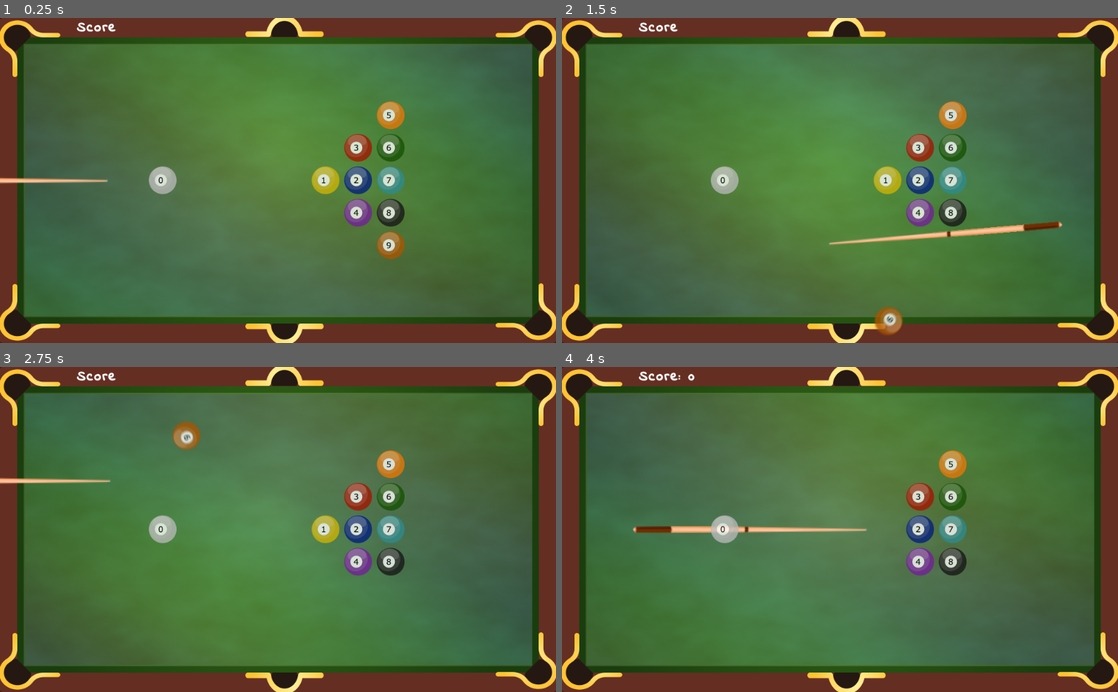
Above: before the commit, frames 1-4 (two rows, left to right).
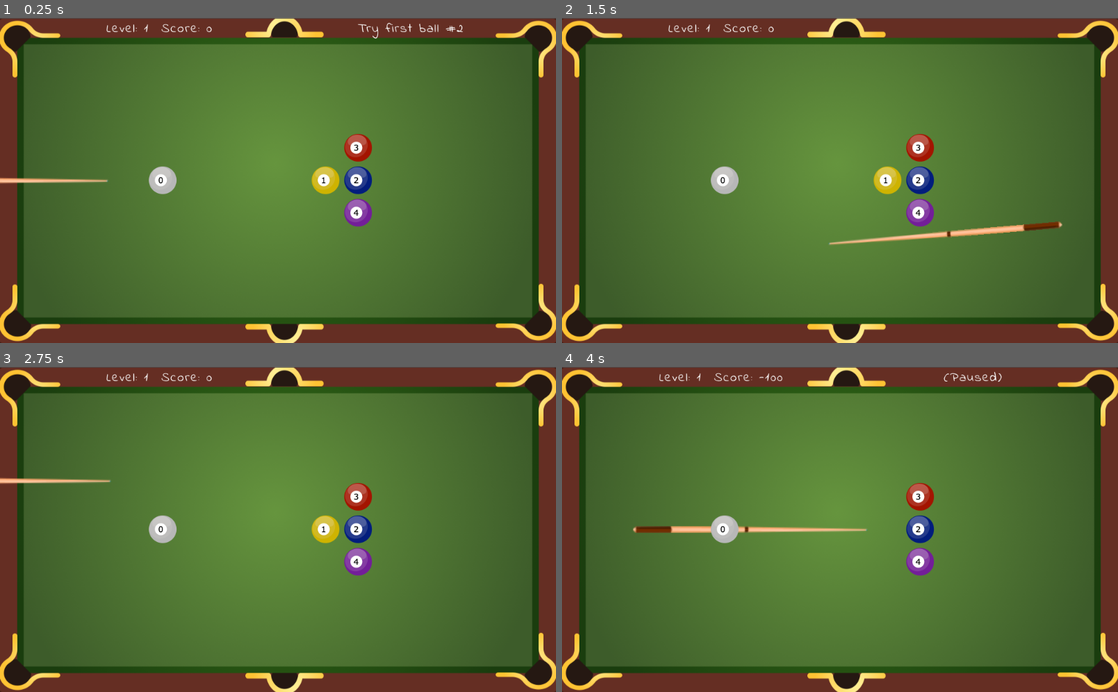
Above: after the commit, the same moments.

Repository: AlbertoPachecoDev/Fisica2D
Game: Godot game, scene res://Main.tscn
The game is run twice, just before and just after one commit, with the same random seed, the same clock (stepped at 60 frames per second) and the same inputs. Before the commit the project starts from res://Global.tscn. Sound files missing from this copy of the repository are replaced by a short silence.
Inputs (mouse positions are in pixels of both pictures, inside the frame that each line leads up to):
- Up to frame 1 (0.25 s): no input
- Up to frame 2 (1.5 s): tap Enter (ui_accept) at 0.5, 0.77, 0.8, 1.07, 1.25, 1.35 s; move the mouse to (812, 245) at 0.52 s; press the mouse at (812, 245) at 0.53 s; move the mouse to (1006, 229) at 1.27 s; release the mouse at (1006, 229) at 1.28 s
- Up to frame 3 (2.75 s): tap Enter (ui_accept) at 1.52, 1.82, 2.3 s; click (444, 578) at 1.55 s; move the mouse to (111, 480) at 2.02 s; press the mouse at (111, 480) at 2.03 s
- Up to frame 4 (4 s): move the mouse to (867, 529) at 2.77 s; release the mouse at (867, 529) at 2.78 s; click (867, 529) at 2.85 s; tap Enter (ui_accept) at 3.02, 3.32 s; move the mouse to (756, 448) at 3.52 s; hold Enter (ui_accept) from 3.53 s (still down)

The runs differ from the first frame. In frame 1, 18% of the frame differs, in the area x 0-100%, y 0-100%; in frame 2, 18%; in frame 3, 16%; in frame 4, 17%.

Commit message:
Ver. 0.8 Score logic
Issues 1-10 fixed
Improved score logic, ball effects
Level 1 with only 5 balls
Pause & end-game mode
Global level & score

Diff:
--- a/Global.gd
+++ b/Global.gd
@@ -1,145 +1,4 @@
-"""
-	RigidBody2D provides simulated physics bodies.
-	You don’t control a RigidBody2D directly.
-	You apply forces to it (gravity, impulses, etc.) and
-	Godot physics engine calculates the resulting movement,
-	including collisions, bouncing, rotating, etc.
-	You can modify RigidBody2D behavior via properties (Mass, Friction, Bounce, etc.)
-	A typical RigidBody2D scene has Sprite and CollisionShape2D children nodes.
-	By default a RigidBody2D falls downward. You can increase Gravity Scale or turn off (zero).
-	- add_force(): adds a continuous force to a rigid body. ej. steadily pushing rocket-thrust for going faster.
-	  Note that this adds to any already existing forces. The force continues to be applied until removed.
-	- apply_impulse(): adds an instantaneous “kick” to the body. Imagine hitting a baseball with a bat.
-	  By default, the physics settings provide some damping, which reduces a body’s velocity and spin.
-
-	https://kidscancode.org/godot_recipes/physics/godot3_kyn_rigidbody1
-	https://opengameart.org
-"""
-
 extends Node2D
-
-signal reset()
-signal damp(count)
-
-const BallImage = [
-	 preload("res://images/0.png"),
-	 preload("res://images/1.png"),
-	 preload("res://images/2.png"),
-	 preload("res://images/3.png"),
-	 preload("res://images/4.png"),
-	 preload("res://images/5.png"),
-	 preload("res://images/6.png"),
-	 preload("res://images/7.png"),
-	 preload("res://images/8.png"),
-	 preload("res://images/9.png"),
-]
-const POS = [
-	Vector2(300,300), Vector2(600,300),
-	Vector2(660,300), Vector2(660,240),
-	Vector2(660,360), Vector2(720,180),
-	Vector2(720,240), Vector2(720,300),
-	Vector2(720,360), Vector2(720,420)
-]
-
-const MxDampCnt = 40  # timer-activated damping cycles
-var screenH
-var screenW
 
 var level = 1
 var score = 0
-
-var balls = { }
-var ball0 = null
-var count_damp = 0
-
-onready var ball = preload("res://ball.tscn")
-
-func _ready():
-	var scr = get_viewport_rect().size
-	screenW = scr.x
-	screenH = scr.y
-	randomize()
-	#z_index = 1
-	for id in range(10):
-		var b = ball.instance()
-		if id==0:
-			ball0 = b
-			b.mass += 2
-			ball0.connect("hit", self, "_cue_hit")
-		b.id = id
-		b.name = "ball" + str(id)
-		b.set_position(POS[id])
-		b.get_node("sprite").set_texture(BallImage[id])
-		add_child(b)
-		balls[id] = b
-	reset()
-
-func reset():
-	# Engine.time_scale = 0.1
-	$inc_damp.stop()
-	count_damp = 0
-	emit_signal("reset")
-
-func _cue_hit(_body):
-	$start_damp.start()
-
-func _input(_event):
-	if Input.is_action_pressed("ui_cancel"):
-		get_tree().quit()
-
-func set_score(num):
-	score += num
-	$label.text = "Score: " + str(score)
-
-func ball_out(id):
-	if balls.has(id):
-		var b = balls[id]
-		if is_instance_valid(b):
-			if b.is_queued_for_deletion():
-				return
-			b.queue_free()
-			balls.erase(id)
-			set_score(-100)
-
-func drop_hole(id):
-	if id == 0: # ball-0?
-		yield(get_tree().create_timer(1), "timeout")
-		$end.play() # game over!
-	else:
-		if balls.has(id):
-			var b = balls[id]
-			if is_instance_valid(b):
-				if b.is_queued_for_deletion():
-					return
-				b.queue_free()
-				balls.erase(id)
-				set_score(100)
-	$hole.play()
-
-func _on_friction_timeout():
-	count_damp = 1
-	emit_signal("damp", count_damp)
-	$inc_damp.start()
-	print("damping...")
-
-func _on_inc_damp_timeout():
-	count_damp += 1
-	if count_damp < MxDampCnt:
-		emit_signal("damp", count_damp)
-		for k in balls:
-			var b = balls[k]
-			if is_instance_valid(b):
-				if b.linear_velocity.length() > 2:
-					return
-		print("Balls stopped!! ", count_damp)
-		reset()
-	else:
-		print("Damp finished!!")
-		$inc_damp.stop()
-		reset()
-
-func _on_end_finished():
-	print("Game over")
-	yield(get_tree().create_timer(1), "timeout")
-	# warning-ignore:return_value_discarded
-	get_tree().reload_current_scene()
--- a/Global.tscn
+++ b/Global.tscn
@@ -1,44 +1,6 @@
-[gd_scene load_steps=7 format=2]
+[gd_scene load_steps=2 format=2]
 
-[ext_resource path="res://fonts/score.tres" type="DynamicFont" id=1]
-[ext_resource path="res://Global.gd" type="Script" id=2]
-[ext_resource path="res://audio/drop.wav" type="AudioStream" id=3]
-[ext_resource path="res://table.tscn" type="PackedScene" id=4]
-[ext_resource path="res://taco.tscn" type="PackedScene" id=5]
-[ext_resource path="res://audio/ending.wav" type="AudioStream" id=6]
+[ext_resource path="res://Global.gd" type="Script" id=1]
 
-[node name="global" type="Node2D"]
-script = ExtResource( 2 )
-
-[node name="table" parent="." instance=ExtResource( 4 )]
-
-[node name="label" type="Label" parent="."]
-margin_left = 142.0
-margin_right = 634.0
-margin_bottom = 36.0
-custom_fonts/font = ExtResource( 1 )
-text = "Score"
-__meta__ = {
-"_edit_use_anchors_": false
-}
-
-[node name="hole" type="AudioStreamPlayer2D" parent="."]
-stream = ExtResource( 3 )
-
-[node name="end" type="AudioStreamPlayer2D" parent="."]
-stream = ExtResource( 6 )
-volume_db = 5.0
-pitch_scale = 5.0
-
-[node name="taco" parent="." instance=ExtResource( 5 )]
-
-[node name="start_damp" type="Timer" parent="."]
-wait_time = 3.0
-one_shot = true
-
-[node name="inc_damp" type="Timer" parent="."]
-wait_time = 0.25
-
-[connection signal="finished" from="end" to="." method="_on_end_finished"]
-[connection signal="timeout" from="start_damp" to="." method="_on_friction_timeout"]
-[connection signal="timeout" from="inc_damp" to="." method="_on_inc_damp_timeout"]
+[node name="Node2D" type="Node2D"]
+script = ExtResource( 1 )
--- a/Main.tscn
+++ b/Main.tscn
@@ -1,45 +1,93 @@
-[gd_scene load_steps=3 format=2]
+[gd_scene load_steps=10 format=2]
 
+[ext_resource path="res://taco.tscn" type="PackedScene" id=1]
 [ext_resource path="res://table.tscn" type="PackedScene" id=2]
+[ext_resource path="res://main.gd" type="Script" id=3]
+[ext_resource path="res://fonts/IndieFlower.ttf" type="DynamicFontData" id=4]
+[ext_resource path="res://fonts/score.tres" type="DynamicFont" id=5]
+[ext_resource path="res://audio/drop.wav" type="AudioStream" id=6]
+[ext_resource path="res://audio/ending.wav" type="AudioStream" id=7]
 
-[sub_resource type="GDScript" id=1]
-script/source = "extends Node2D
+[sub_resource type="DynamicFont" id=1]
+size = 28
+font_data = ExtResource( 4 )
 
-onready var ball = preload(\"res://ball.tscn\")
+[sub_resource type="Theme" id=2]
+default_font = SubResource( 1 )
 
-var balls = []
-
-func _ready():
-	# warning-ignore:return_value_discarded
-	# Global.connect(\"drop\", self, \"remove\")
-	# warning-ignore:return_value_discarded
-	Global.connect(\"damp\", self, \"not_moving\")
-	for i in range(10):
-		var b = ball.instance()
-		if i==0:
-			Global.ball0 = b
-			b.mass += 2
-		b.id = i
-		b.name = \"ball\" + str(i)
-		b.set_position(Global.POS[i])
-		b.get_node(\"sprite\").set_texture(Global.Balls[i])
-		add_child(b)
-		balls.append(b)
-
-func remove(id):
-	balls[id].queue_free()
-	balls.remove(id)
-
-func not_moving(count):
-	for b in balls:
-		if is_instance_valid(b):
-			if b.linear_velocity.length() > 2:
-				return
-	print(\"Balls stopped!! \", count)
-	Global.reset()
-"
-
-[node name="main" type="Node2D"]
-script = SubResource( 1 )
+[node name="global" type="Node2D"]
+script = ExtResource( 3 )
 
 [node name="table" parent="." instance=ExtResource( 2 )]
+position = Vector2( 0, 0.766235 )
+
+[node name="score" type="Label" parent="."]
+margin_left = 120.0
+margin_top = 2.0
+margin_right = 466.0
+margin_bottom = 38.0
+custom_fonts/font = ExtResource( 5 )
+text = "Score"
+align = 1
+__meta__ = {
+"_edit_use_anchors_": false
+}
+
+[node name="info" type="Label" parent="."]
+margin_left = 608.0
+margin_top = 2.0
+margin_right = 905.0
+margin_bottom = 35.0
+custom_fonts/font = ExtResource( 5 )
+align = 1
+__meta__ = {
+"_edit_use_anchors_": false
+}
+
+[node name="hole" type="AudioStreamPlayer2D" parent="."]
+stream = ExtResource( 6 )
+
+[node name="end" type="AudioStreamPlayer2D" parent="."]
+stream = ExtResource( 7 )
+volume_db = 5.0
+pitch_scale = 5.0
+
+[node name="taco" parent="." instance=ExtResource( 1 )]
+
+[node name="start_damp" type="Timer" parent="."]
+wait_time = 3.5
+one_shot = true
+
+[node name="inc_damp" type="Timer" parent="."]
+wait_time = 0.25
+
+[node name="buttons" type="Node2D" parent="."]
+
+[node name="quit" type="Button" parent="buttons"]
+margin_left = 472.0
+margin_top = 200.0
+margin_right = 580.0
+margin_bottom = 248.0
+theme = SubResource( 2 )
+text = "Quit?"
+__meta__ = {
+"_edit_use_anchors_": false
+}
+
+[node name="continue" type="Button" parent="buttons"]
+margin_left = 468.0
+margin_top = 270.0
+margin_right = 584.0
+margin_bottom = 318.0
+theme = SubResource( 2 )
+text = "Continue?"
+__meta__ = {
+"_edit_use_anchors_": false
+}
+
+[connection signal="finished" from="hole" to="." method="_on_hole_finished"]
+[connection signal="finished" from="end" to="." method="_on_end_finished"]
+[connection signal="timeout" from="start_damp" to="." method="_on_friction_timeout"]
+[connection signal="timeout" from="inc_damp" to="." method="_on_inc_damp_timeout"]
+[connection signal="pressed" from="buttons/quit" to="." method="_on_exit_pressed"]
+[connection signal="pressed" from="buttons/continue" to="." method="_on_continue_pressed"]
--- a/ball.gd
+++ b/ball.gd
@@ -2,7 +2,7 @@
 
 signal hit(body)
 
-const BlurMx = Vector2(0.035, 0.0)
+const BlurMx = Vector2(0.03, 0.0)
 const BlurDec = BlurMx.x / 250.0
 const BlurStop = 50 * BlurDec
 
@@ -11,13 +11,15 @@
 onready var shader = $sprite.material
 
 func _ready():
-	gravity_scale = 0.0
+	gravity_scale = 0.0 # remove gravity force!
 	_reset()
 	# warning-ignore:return_value_discarded
 	get_parent().connect("reset", self, "_reset")
 	# warning-ignore:return_value_discarded
 	get_parent().connect("damp", self, "update_damp")
 	$sprite.use_parent_material = true
+	$drop_fx.interpolate_property(self, 'modulate:a',
+		null, 0, 0.3, Tween.TRANS_QUAD, Tween.EASE_OUT)
 
 func _integrate_forces(state):
 	var mag = state.linear_velocity.length()
@@ -44,18 +46,27 @@
 		emit_signal("hit", body)
 
 func update_damp(count):
-	if linear_velocity.length() <= 2.0 or count >= get_parent().MxDampCnt:
+	if linear_velocity.length() < 3 or count >= get_parent().MxDampCnt:
 		if not sleeping:
 			sleeping = true # stop physics
 			$sprite.use_parent_material = true
-	linear_damp  += 0.04
-	angular_damp += 0.05
+	#linear_damp  += 0.04
+	#angular_damp += 0.03
+	linear_damp  = lerp(linear_damp,  1.8, 0.03)
+	angular_damp = lerp(angular_damp, 0.1, 0.02)
 	if not $sprite.use_parent_material:
 		var v = shader.get_shader_param("dir")
 		if v.x > BlurStop:
 			v.x -= BlurDec
 			shader.set_shader_param("dir", v)
 
-func _on_VisibilityNotifier2D_screen_exited():
+func drop(): # issue-1 drop-hole effect
+	$drop_fx.start()
+	yield(get_tree().create_timer(0.1), "timeout") # delay
+	sleeping = true # stop movement
+
+func _on_VisibilityNotifier2D_screen_exited(): # issue-2: out-of-screen
+	$fail.play()
+
+func _on_fail_finished(): # issue-3: delayed removing outsider-ball
 	get_parent().ball_out(id)
-	$fail.play()
--- a/ball.tscn
+++ b/ball.tscn
@@ -60,13 +60,12 @@
 shader_param/modulate = Color( 0, 0, 0, 0.72549 )
 
 [sub_resource type="CircleShape2D" id=4]
-radius = 25.2453
+radius = 26.2487
 
 [node name="ball" type="RigidBody2D"]
 collision_layer = 2
 collision_mask = 7
 physics_material_override = SubResource( 1 )
-gravity_scale = 0.0
 contacts_reported = 1
 contact_monitor = true
 linear_damp = -0.5
@@ -74,11 +73,10 @@
 script = ExtResource( 2 )
 
 [node name="sprite" type="Sprite" parent="."]
-modulate = Color( 1, 1, 1, 0.784314 )
 material = SubResource( 3 )
 texture = ExtResource( 1 )
 
-[node name="CollisionShape2D" type="CollisionShape2D" parent="."]
+[node name="collision" type="CollisionShape2D" parent="."]
 shape = SubResource( 4 )
 one_way_collision_margin = 2.0
 
@@ -96,8 +94,11 @@
 attenuation = 5.0
 area_mask = 5
 
-[node name="VisibilityNotifier2D" type="VisibilityNotifier2D" parent="."]
+[node name="out_of_screen" type="VisibilityNotifier2D" parent="."]
 rect = Rect2( -15, -15, 30, 30 )
 
+[node name="drop_fx" type="Tween" parent="."]
+
 [connection signal="body_entered" from="." to="." method="_on_ball_body_entered"]
-[connection signal="screen_exited" from="VisibilityNotifier2D" to="." method="_on_VisibilityNotifier2D_screen_exited"]
+[connection signal="finished" from="fail" to="." method="_on_fail_finished"]
+[connection signal="screen_exited" from="out_of_screen" to="." method="_on_VisibilityNotifier2D_screen_exited"]
--- a/fonts/score.tres
+++ b/fonts/score.tres
@@ -4,7 +4,5 @@
 
 [resource]
 size = 24
-outline_size = 1
-extra_spacing_char = 3
-extra_spacing_space = 1
+extra_spacing_char = 2
 font_data = ExtResource( 1 )
--- /dev/null
+++ b/main.gd
@@ -0,0 +1,200 @@
+"""
+	RigidBody2D provides simulated physics bodies.
+	You don’t control a RigidBody2D directly.
+	You apply forces to it (gravity, impulses, etc.) and
+	Godot physics engine calculates the resulting movement,
+	including collisions, bouncing, rotating, etc.
+	You can modify RigidBody2D behavior via properties (Mass, Friction, Bounce, etc.)
+	A typical RigidBody2D scene has Sprite and CollisionShape2D children nodes.
+	By default a RigidBody2D falls downward. You can increase Gravity Scale or turn off (zero).
+	- add_force(): adds a continuous force to a rigid body. ej. steadily pushing rocket-thrust for going faster.
+	  Note that this adds to any already existing forces. The force continues to be applied until removed.
+	- apply_impulse(): adds an instantaneous “kick” to the body. Imagine hitting a baseball with a bat.
+	  By default, the physics settings provide some damping, which reduces a body’s velocity and spin.
+
+	https://kidscancode.org/godot_recipes/physics/godot3_kyn_rigidbody1
+	https://opengameart.org
+
+	@todo:
+	 - Mobile version?
+"""
+
+extends Node2D
+
+signal reset()
+signal damp(count)
+
+const BallImage = [
+	 preload("res://images/0.png"),
+	 preload("res://images/1.png"),
+	 preload("res://images/2.png"),
+	 preload("res://images/3.png"),
+	 preload("res://images/4.png"),
+	 preload("res://images/5.png"),
+	 preload("res://images/6.png"),
+	 preload("res://images/7.png"),
+	 preload("res://images/8.png"),
+	 preload("res://images/9.png"),
+]
+const POS = [
+	Vector2(300,300), Vector2(600,300),
+	Vector2(660,300), Vector2(660,240),
+	Vector2(660,360), Vector2(720,180),
+	Vector2(720,240), Vector2(720,300),
+	Vector2(720,360), Vector2(720,420)
+]
+
+const MxDampCnt = 45  # timer-activated damping cycles
+var screenH
+var screenW
+
+onready var shots = 0  # issue-7
+onready var balls = { }
+onready var ball0 = null
+onready var count_damp = 0
+onready var drop_id = null # issue-1 drop-ball effect
+onready var first_ball = 0 # issue-8 winning ball
+onready var drops = 0   # issue-8 dropped balls counter
+
+onready var ball = preload("res://ball.tscn")
+onready var cont = get_node("buttons/continue") # issue-5
+onready var quit = get_node("buttons/quit")     # issue-6
+
+func _ready():
+	quit.visible = false # issue-5
+	cont.visible = false # issue-6
+	$buttons.z_index = 1
+	var scr = get_viewport_rect().size
+	screenW = scr.x
+	screenH = scr.y
+	pause_mode = Node.PAUSE_MODE_PROCESS # issue-4 avoids pausing input
+	var tot = 5 if Global.level==1 else 10 # issue-7 & 8
+	var rng = RandomNumberGenerator.new()
+	rng.randomize()
+	first_ball = rng.randi_range(1, tot-1) # issue-8
+	$info.text = "Try first ball #" + str(first_ball)
+	for id in range(tot): # issue-7: only 5-balls if level=0
+		var b = ball.instance()
+		if id == 0:
+			ball0 = b
+			b.mass += 2
+			ball0.connect("hit", self, "_cue_hit")
+		else:
+			balls[id] = b
+		b.id = id
+		b.name = "ball" + str(id)
+		b.set_position(POS[id])
+		b.get_node("sprite").set_texture(BallImage[id])
+		add_child(b)
+	reset()
+
+func _input(_event):
+	if Input.is_action_pressed("ui_cancel"): # issue-5 quit game
+		cont.visible = true
+		quit.visible = true
+		get_tree().paused = true # BUG
+	elif Input.is_action_pressed("ui_accept"): # issue-4 pause mode
+		var pause = not get_tree().paused
+		if pause:
+			$info.text = "(Paused)"
+		else:
+			$info.text = ""
+		$start_damp.paused = pause
+		$inc_damp.paused = pause
+		get_tree().paused = pause
+
+func reset():
+	$inc_damp.stop()
+	count_damp = 0
+	if shots > 0:
+		$info.text = "Shots: "+str(shots)
+	shots += 1
+	set_score()
+	emit_signal("reset")
+
+func _cue_hit(_body):
+	$start_damp.start()
+
+func set_score(num=0):
+	Global.score += num
+	$score.text = "Level: "+str(Global.level)+"  Score: "+str(Global.score)
+
+func ball_out(id): # issue-3 remove outsider-ball
+	if balls.has(id):
+		var b = balls[id]
+		if is_instance_valid(b):
+			if b.is_queued_for_deletion():
+				return
+			b.queue_free()
+			balls.erase(id)
+			drops += 1
+			set_score(-100)
+
+func _on_friction_timeout():
+	count_damp = 1
+	emit_signal("damp", count_damp)
+	$inc_damp.start()
+	print("damping...")
+
+func _on_inc_damp_timeout():
+	count_damp += 1
+	if count_damp < MxDampCnt:
+		emit_signal("damp", count_damp)
+		for k in balls:
+			var b = balls[k]
+			if is_instance_valid(b):
+				if b.linear_velocity.length() > 2:
+					return
+		if ball0.linear_velocity.length() > 2:
+			return
+		print("Balls stopped!! ", count_damp)
+		reset()
+	else:
+		print("Damp finished!!")
+		$inc_damp.stop()
+		reset()
+
+func _on_end_finished():
+	cont.visible = true # issue-6 continue-button
+
+func drop_hole(id): # issue-1 drop-ball effect
+	drops += 1 # issue-8
+	drop_id = id
+	if id == 0:
+		ball0.drop() # bug
+	else:
+		balls[id].drop()
+	$hole.play()
+
+func _on_hole_finished(): # issue-1 drop-ball effect
+	if drop_id == 0: # ball-0?
+		$end.play() # issue-10 game over!
+	else:
+		if balls.has(drop_id):
+			var b = balls[drop_id]
+			if is_instance_valid(b):
+				if b.is_queued_for_deletion():
+					return
+				b.queue_free()
+				balls.erase(drop_id)
+				var punish = 100 if shots > 10 else ((shots-1) * 10)
+				if drops==1 and first_ball==drop_id: # issue-8 first-drop is winning-ball?
+					set_score(700 - punish)
+					$info.text = "Wonderful!"
+				elif not balls.empty() and balls.keys().min() > drop_id: # issue-9 smaller ball
+					set_score(200 + 50 * drop_id - punish)
+					$info.text = "Great!"
+				else: # issue-9
+					set_score(120 - punish)
+					$info.text = "Fine!"
+				if balls.empty(): # issue-10 end: wins!
+					Global.level += 1
+					$end.play()
+
+func _on_continue_pressed(): # issue-6-10 restart game
+	get_tree().paused = false # issue-5 bug
+	# warning-ignore:return_value_discarded
+	get_tree().reload_current_scene()
+
+func _on_exit_pressed(): #issue-5
+	get_tree().quit()
--- a/project.godot
+++ b/project.godot
@@ -11,8 +11,12 @@
 [application]
 
 config/name="PoolGame"
-run/main_scene="res://Global.tscn"
+run/main_scene="res://main.tscn"
 config/icon="res://icon.png"
+
+[autoload]
+
+Global="*res://Global.tscn"
 
 [input]
 
--- a/table.tscn
+++ b/table.tscn
@@ -73,6 +73,7 @@
 }
 
 [node name="Shader" type="TextureRect" parent="."]
+visible = false
 modulate = Color( 0.34902, 0.827451, 1, 0.380392 )
 self_modulate = Color( 1, 1, 1, 0.498039 )
 material = SubResource( 2 )
@@ -98,7 +99,7 @@
 position = Vector2( -84.9092, 2 )
 scale = Vector2( 0.609792, 1 )
 build_mode = 1
-polygon = PoolVector2Array( 205, 0, 260, 32, 940, 32, 970, 0 )
+polygon = PoolVector2Array( 205, 0, 268, 32, 940, 32, 970, 0 )
 
 [node name="top2" type="StaticBody2D" parent="." groups=[
 "table",
@@ -113,7 +114,7 @@
 position = Vector2( 510.339, 2 )
 scale = Vector2( 0.588967, 1 )
 build_mode = 1
-polygon = PoolVector2Array( 55, 0, 85, 32, 750, 32, 805, 0 )
+polygon = PoolVector2Array( 55, 0, 85, 32, 748, 32, 805, 0 )
 
 [node name="left" type="StaticBody2D" parent="." groups=[
 "table",
@@ -126,7 +127,7 @@
 
 [node name="segment" type="CollisionPolygon2D" parent="left"]
 build_mode = 1
-polygon = PoolVector2Array( 0, 48, 32, 75, 32, 528, 0, 550 )
+polygon = PoolVector2Array( 0, 48, 32, 77, 32, 526, 0, 550 )
 
 [node name="right" type="StaticBody2D" parent="." groups=[
 "table",
@@ -141,7 +142,7 @@
 position = Vector2( 992, 1.08309 )
 scale = Vector2( 1, 0.994519 )
 build_mode = 1
-polygon = PoolVector2Array( 0, 75, 32, 48, 32, 550, 0, 528 )
+polygon = PoolVector2Array( 0, 76, 32, 48, 32, 550, 0, 528 )
 
 [node name="bottom1" type="StaticBody2D" parent="." groups=[
 "table",
@@ -153,9 +154,9 @@
 }
 
 [node name="segment" type="CollisionPolygon2D" parent="bottom1"]
-position = Vector2( -14, 565 )
+position = Vector2( -14, 565.652 )
 build_mode = 1
-polygon = PoolVector2Array( 90, 0, 60, 32, 518, 32, 504, 0 )
+polygon = PoolVector2Array( 90, 0, 60, 32, 518, 32, 502, 0 )
 
 [node name="bottom2" type="StaticBody2D" parent="." groups=[
 "table",
@@ -169,7 +170,7 @@
 [node name="segment" type="CollisionPolygon2D" parent="bottom2"]
 position = Vector2( 411, 565 )
 build_mode = 1
-polygon = PoolVector2Array( 150, 0, 130, 32, 570, 32, 540, 0 )
+polygon = PoolVector2Array( 150, 0, 130, 32, 570, 32, 538, 0 )
 
 [node name="hoyo1" type="CollisionShape2D" parent="."]
 position = Vector2( 12.2396, 12.9917 )
--- a/taco.gd
+++ b/taco.gd
@@ -37,11 +37,12 @@
 const MaxVel = 30
 enum BallState { READY, DRAG, SHOT, HIT, MOVING, OFF }
 
-var drag_start = Vector2(200,300)
-var    impulse = Vector2.ZERO
-var     state  = BallState.OFF # object state
-export  var speed  = 10 # Player movement speed
-onready var offset = Vector2(-width()/2, 0)
+onready var drag_start = Vector2(200,300)
+onready var    impulse = Vector2.ZERO
+onready var      state = BallState.OFF # object state
+onready var     offset = Vector2(-width()/2, 0)
+
+export onready var speed = 10 # Player movement speed
 
 func _ready():
 	set_pickable(true) # draggable
@@ -52,7 +53,6 @@
 
 func change_state(st): # transiciones estado
 	state = st
-	# print("State: ", state)
 	match state:
 		BallState.READY, BallState.DRAG:
 			collisions(false)
@@ -102,13 +102,8 @@
 	if state == BallState.SHOT:
 		var movement = impulse * delta * -1 # reversed
 		movement = movement.clamped(MaxVel)
-		print(movement.length())
-		#var collision = move_and_collide(movement) # movement
 		# warning-ignore:return_value_discarded
 		move_and_collide(movement) # movement
-#		if collision:
-#			# impulse = impulse.bounce()
-#			print("I collide! ", collision.collider.name)
 
 func _on_del_cue_timeout():
 	change_state(BallState.MOVING)
